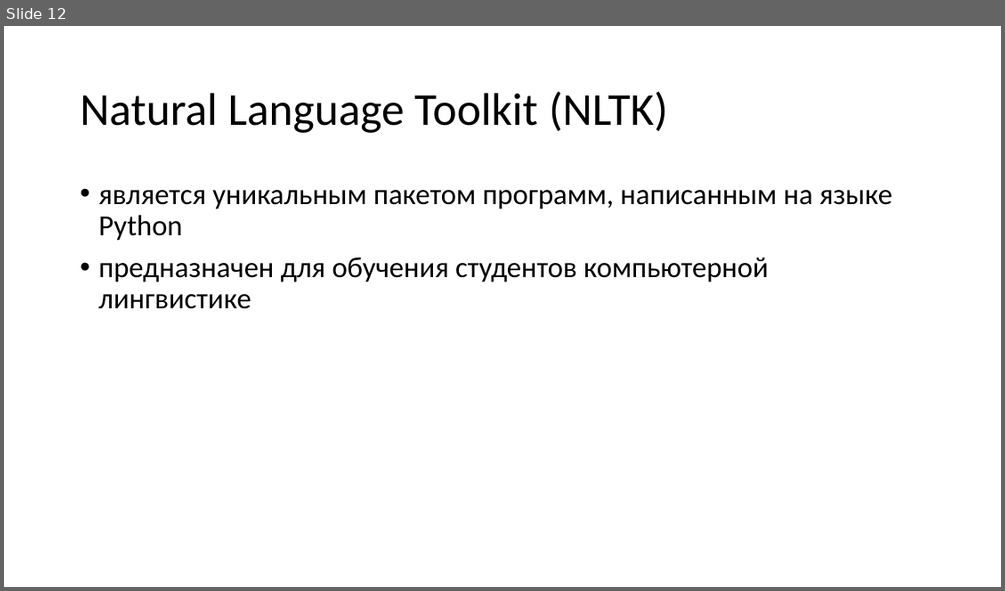
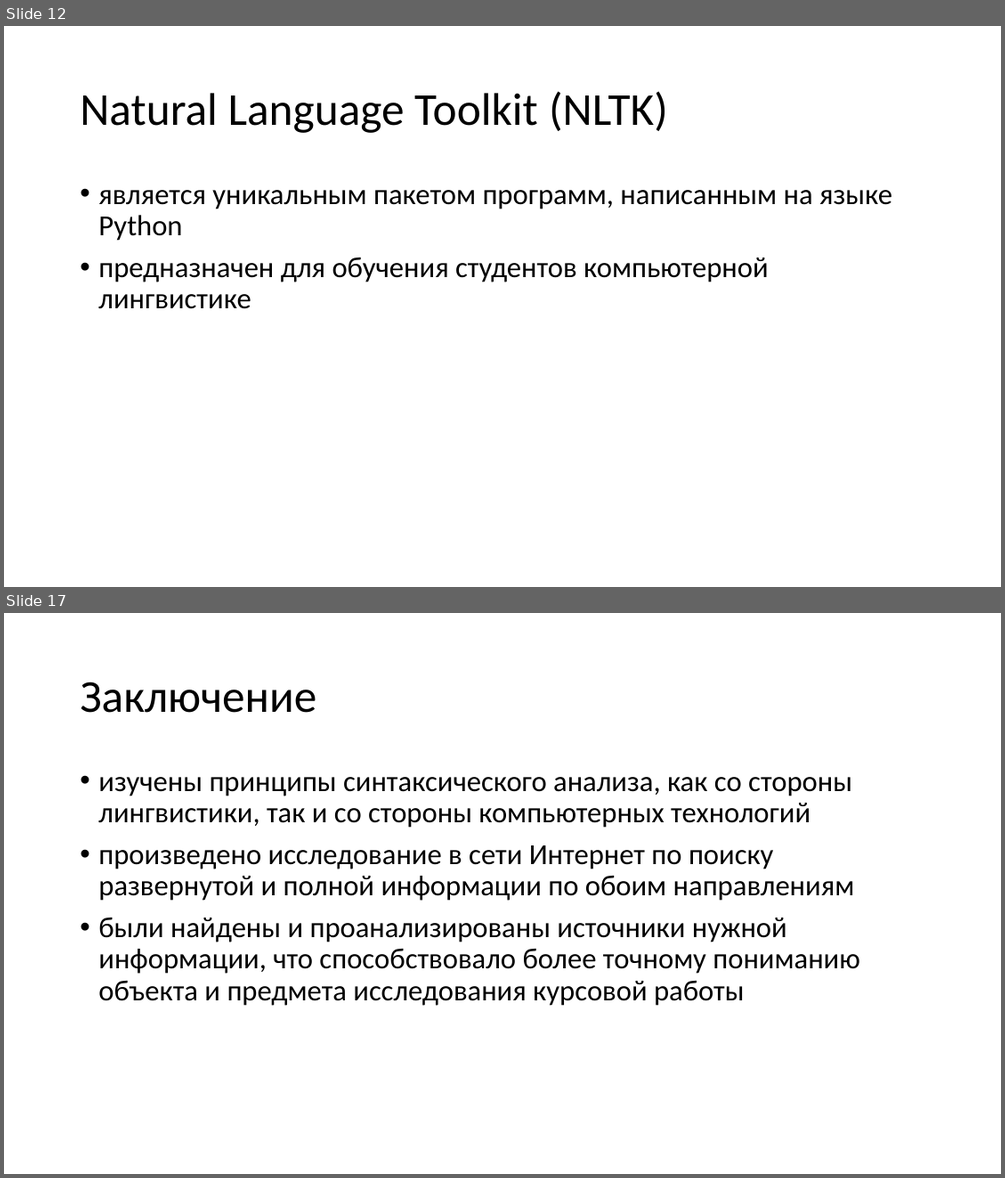
Before and after one commit to iamgo100/course-work-cst, a slide deck: Курсовая работа, 4 семестр.pptx. Shown one above the other, each under a label of ours: slide 12 before the commit, slides 12 and 17 after it; the slides between them are not shown. The pictures are 1005x591 and 1005x1178 pixels, drawn with LibreOffice and Linux fonts; fonts in the diff are those of the drawing. Boxes give left, top, right and bottom in pixels: in the first picture for what was removed or moved away, otherwise in the second. Text is boxed around its words. In the diff, an @@ line names an element or a change of style, - is before the commit and + after.

```diff
--- a/Курсовая работа, 4 семестр.pptx
+++ b/Курсовая работа, 4 семестр.pptx
@@ slide 17 added at <box>4,613,1001,1174</box>, background #FFFFFF @@
@@ title added at <box>80,682,316,713</box>, 44 pt, text #000000 @@
+Заключение
@@ text added at <box>98,777,860,1005</box>, 28 pt, text #000000 @@
+• изучены принципы синтаксического анализа, как со стороны лингвистики, так и со стороны компьютерных технологий
+• произведено исследование в сети Интернет по поиску развернутой и полной информации по обоим направлениям
+• были найдены и проанализированы источники нужной информации, что способствовало более точному пониманию объекта и предмета исследования курсовой работы
```
Also in this commit, not shown: 1 slide changed, 6 other slides added, 7 slides removed.
